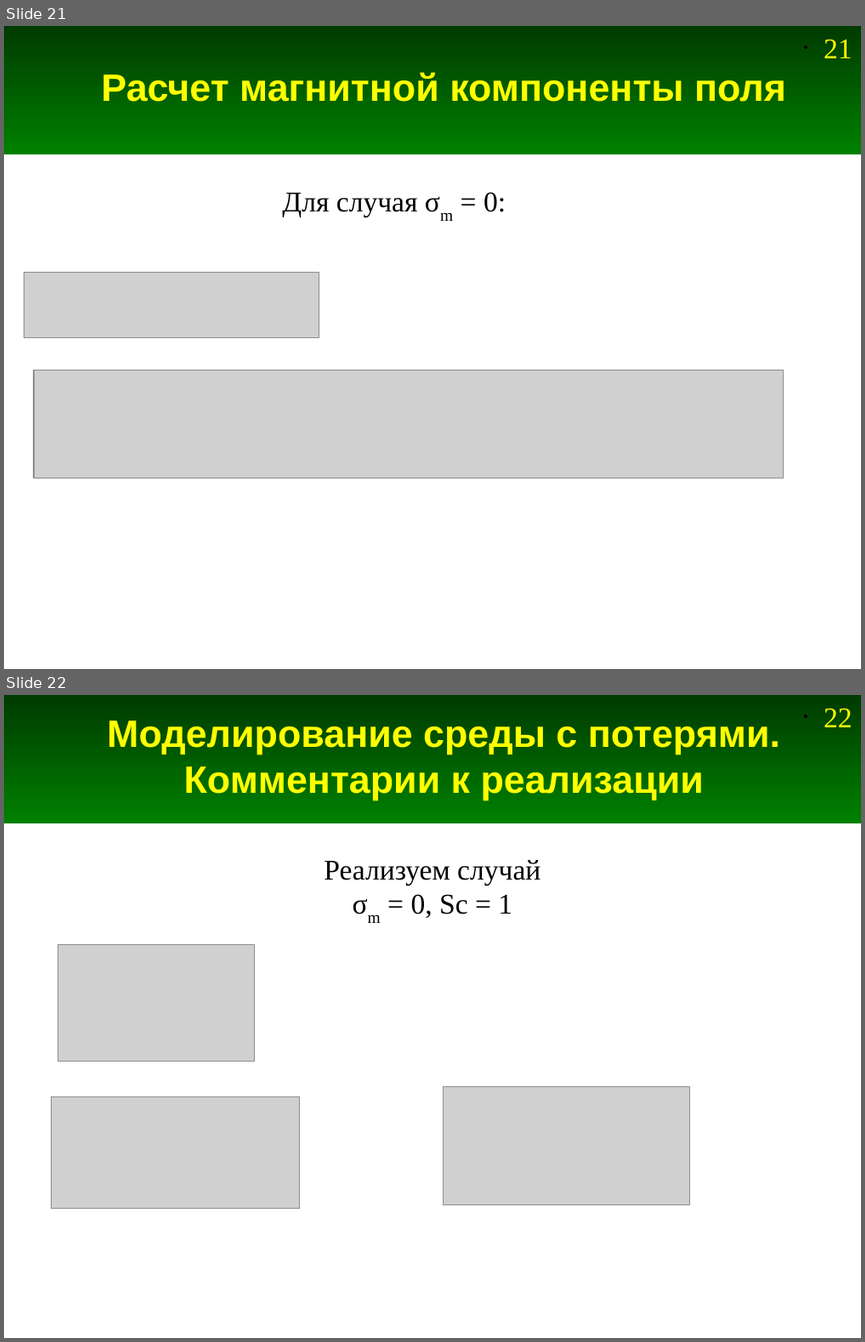
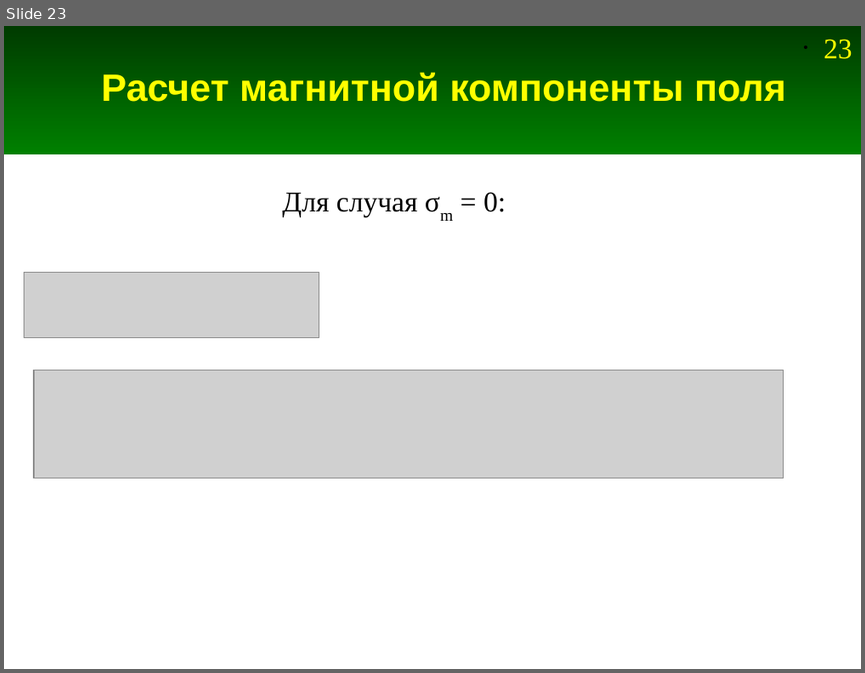
Before and after one commit to Jenyay/modelling, a slide deck: fdtd/presentations/07. FDTD-1D Loss.odp. Shown one above the other, each under a label of ours: slides 21 and 22 before the commit, slide 23 after it. The pictures are 865x1342 and 865x673 pixels, drawn with LibreOffice and Linux fonts; fonts in the diff are those of the drawing; grey boxes stand for pictures. Boxes give left, top, right and bottom in pixels: in the first picture for what was removed or moved away, otherwise in the second. Text is boxed around its words. In the diff, an @@ line names an element or a change of style, - is before the commit and + after.

Commit message:
Дополнения в презентацию про моделирвоанеи сред с потерями

```diff
--- a/fdtd/presentations/07. FDTD-1D Loss.odp
+++ b/fdtd/presentations/07. FDTD-1D Loss.odp
@@ slide 22 removed at bbox=[4, 695, 861, 1338], background #FFFFFF; not listed: 2 template elements that a slide beside it also shows @@
@@ title removed at bbox=[107, 721, 780, 800] @@
-Моделирование среды с потерями.
-Комментарии к реализации
@@ text removed at bbox=[324, 860, 540, 918] @@
-Реализуем случай
-σm = 0, Sc = 1
@@ picture removed at bbox=[58, 944, 254, 1061] @@
@@ picture removed at bbox=[51, 1097, 300, 1208] @@
@@ picture removed at bbox=[443, 1087, 689, 1205] @@
@@ what was slide 21 is now slide 23 @@
@@ page number at bbox=[823, 39, 852, 59]: text changed @@
-• 21
+• 23
```
Also in this commit, not shown: 2 slides added, 2 other files.
